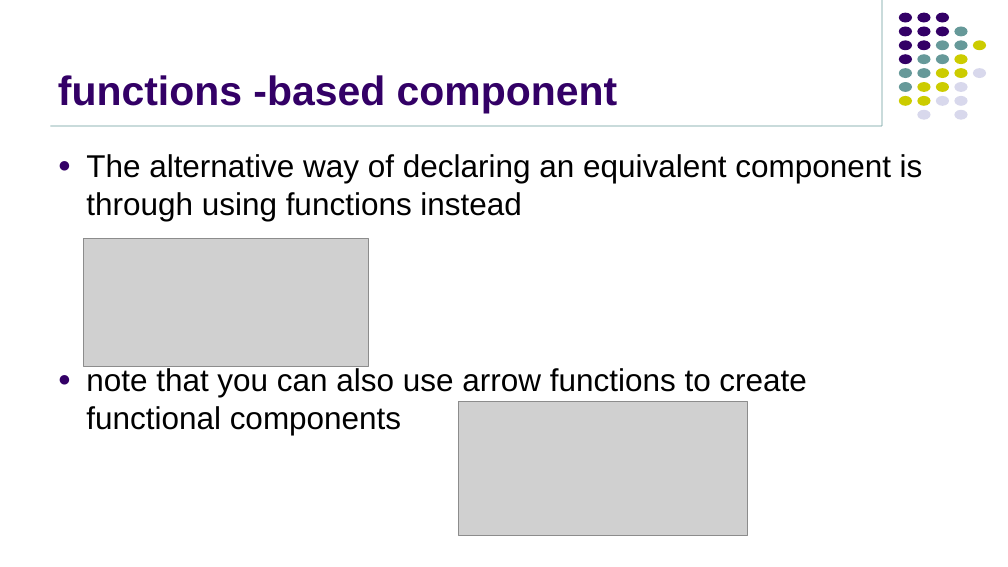
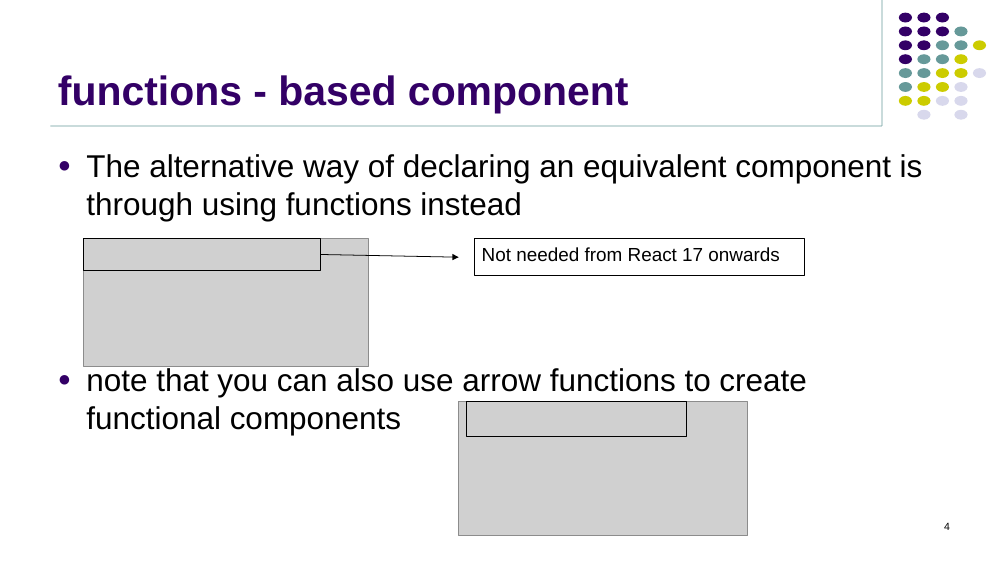
Before and after one commit to jasdhiratrevature/TrainingSlides, a slide deck: slide 4 of React/02_React_Fundamentals.pptx. Drawn at 1008x567 pixels with LibreOffice and Linux fonts; fonts in the diff are those of the drawing; grey boxes stand for pictures; background and template pictures are left out. Boxes give left, top, right and bottom in pixels: in the first picture for what was removed or moved away, otherwise in the second. Text is boxed around its words. In the diff, an @@ line names an element or a change of style, - is before the commit and + after.

```diff
--- a/React/02_React_Fundamentals.pptx
+++ b/React/02_React_Fundamentals.pptx
@@ title at [58, 75, 629, 113]: spaces changed @@
-functions -based component
+functions - based component
@@ rectangle added at [84, 239, 321, 271], outline #000000 0.75 pt @@
@@ rectangle added at [474, 239, 805, 275], outline #000000 0.75 pt, 18 pt, text #000000 @@
+Not needed from React 17 onwards
@@ arrow added from (321, 255) to (459, 257), #000000 0.75 pt @@
@@ rectangle added at [467, 402, 686, 437], outline #000000 0.75 pt @@
@@ page number added at [944, 523, 950, 530], 10 pt, text #000000 @@
+4
```
Also in this commit, not shown: 20 other slides changed, 2 other files.
